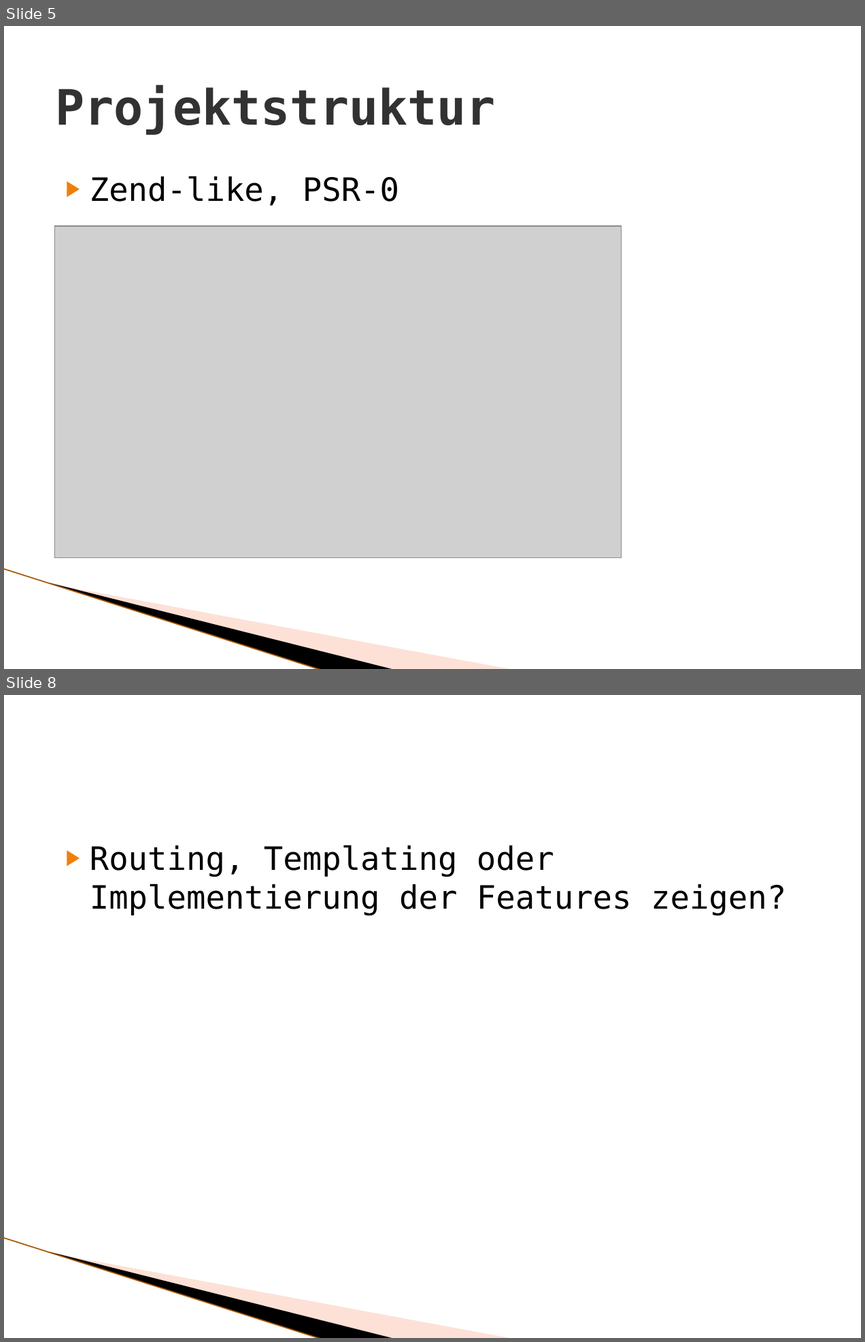
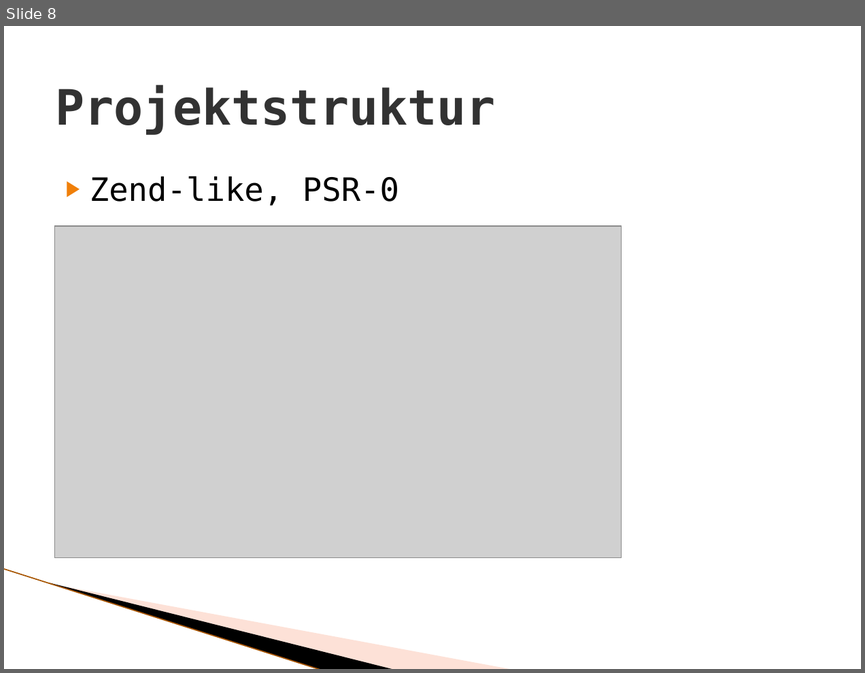
Before and after one commit to pvbergen/ch.bfh.bti7054.w2014.p.ShareShop, a slide deck: doc/sharely Präsentation.pptx. Shown one above the other, each under a label of ours: slides 5 and 8 before the commit, slide 8 after it; the slides between them are not shown. The pictures are 865x1342 and 865x673 pixels, drawn with LibreOffice and Linux fonts; fonts in the diff are those of the drawing; grey boxes stand for pictures; background and template pictures are left out. Boxes give left, top, right and bottom in pixels: in the first picture for what was removed or moved away, otherwise in the second. Text is boxed around its words. In the diff, an @@ line names an element or a change of style, - is before the commit and + after.

```diff
--- a/doc/sharely Präsentation.pptx
+++ b/doc/sharely Präsentation.pptx
@@ slide 8 removed at (x1=4, y1=695, x2=861, y2=1338), background #FFFFFF; not listed: 3 template elements that a slide beside it also shows @@
@@ text removed at (x1=90, y1=845, x2=786, y2=915) @@
-▶ Routing, Templating oder Implementierung der Features zeigen?
@@ what was slide 5 is now slide 8 @@
```
Also in this commit, not shown: 3 slides changed, 4 slides added, 2 other slides removed, 6 other files.
